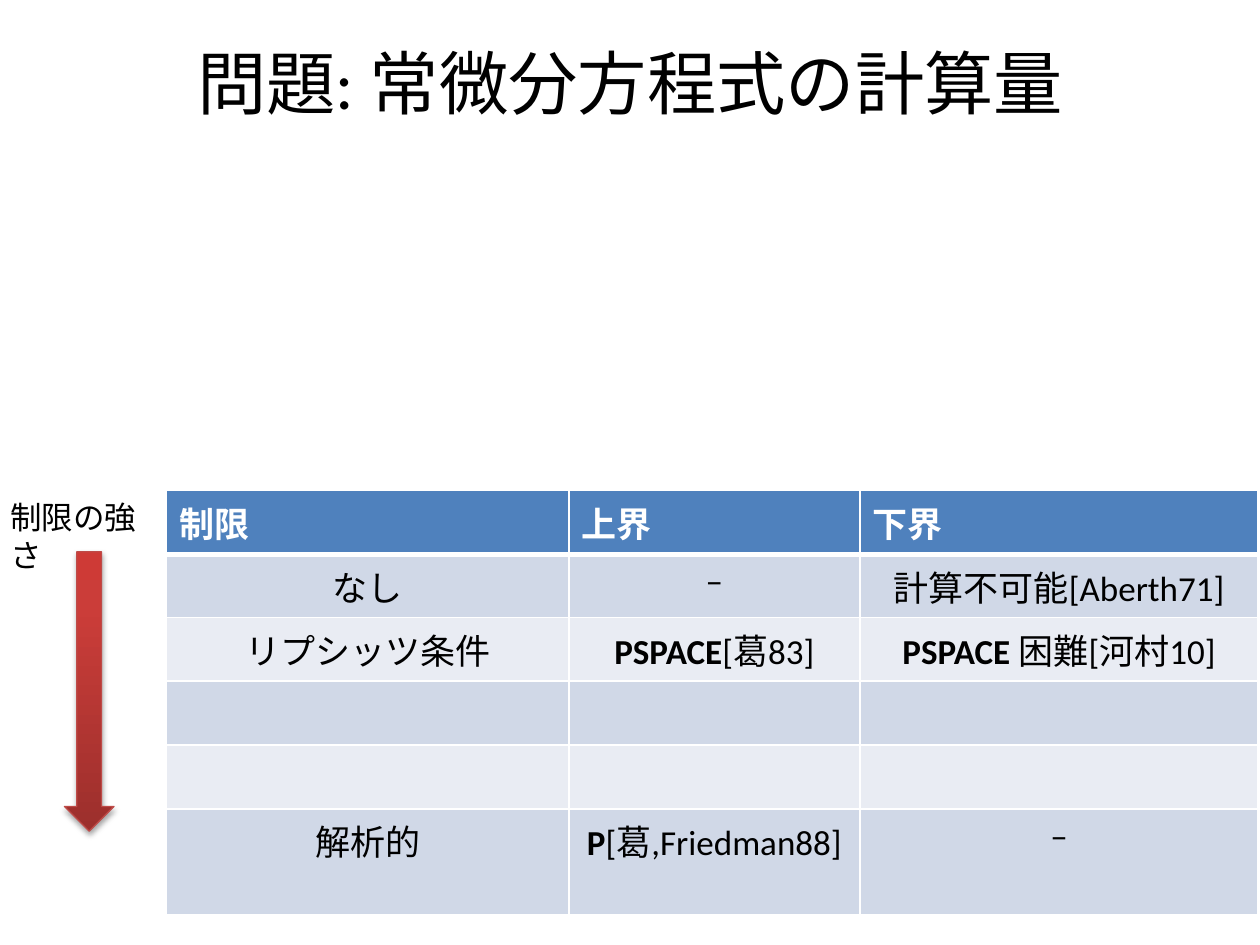
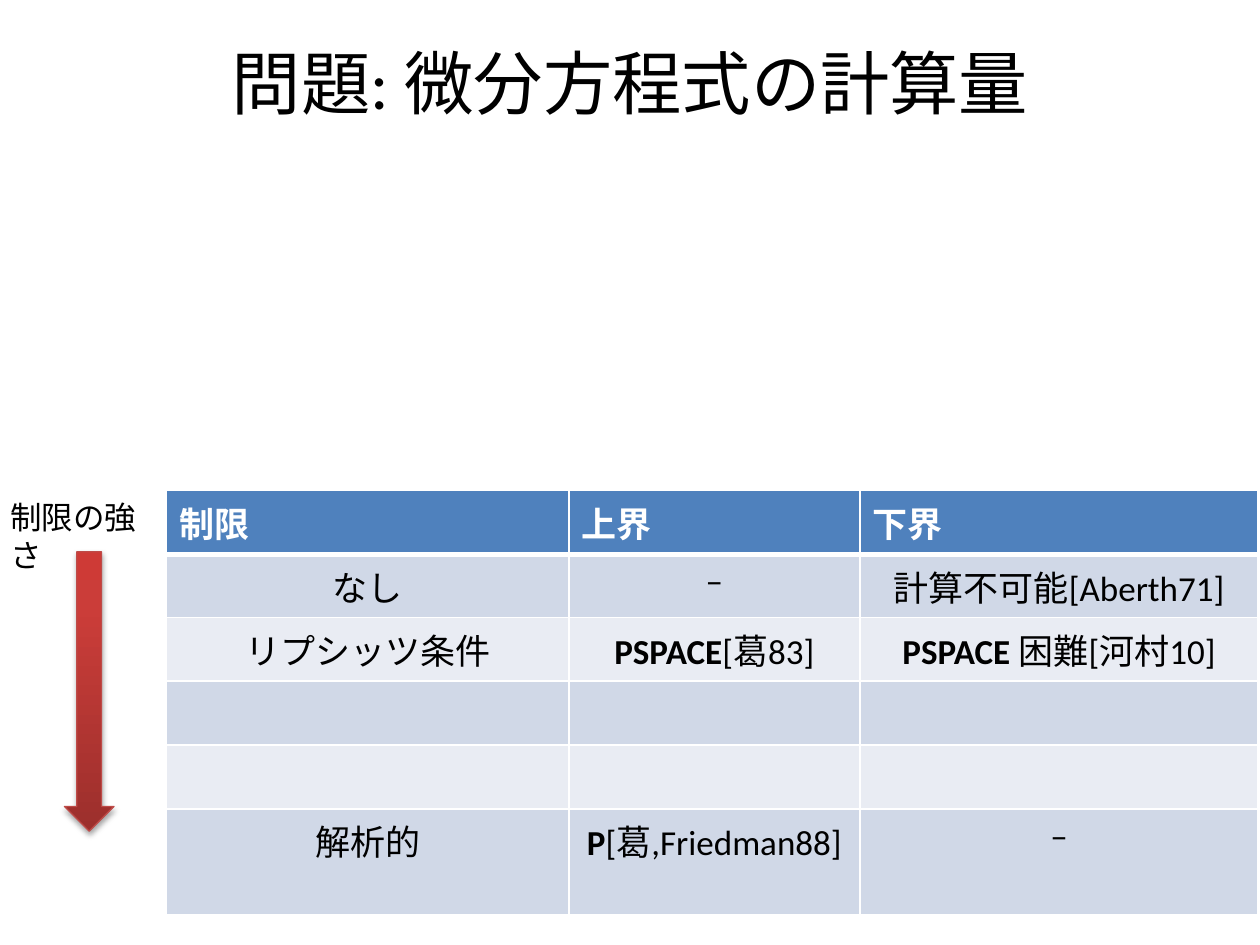
Before and after one commit to ex-hota911/LA2011Winter, a slide deck: slide 13 of slide/slide.pptx. Drawn at 1260x945 pixels with LibreOffice and Linux fonts; fonts in the diff are those of the drawing; grey boxes stand for pictures. Boxes give left, top, right and bottom in pixels: in the first picture for what was removed or moved away, otherwise in the second. Text is boxed around its words. In the diff, an @@ line names an element or a change of style, - is before the commit and + after.

```diff
--- a/slide/slide.pptx
+++ b/slide/slide.pptx
@@ title at bbox=[232, 50, 1029, 115]: text changed @@
-問題: 常微分方程式の計算量
+問題: 微分方程式の計算量
```
Also in this commit, not shown: 14 other slides changed, 15 slides added, 12 slides removed, 3 other files.
